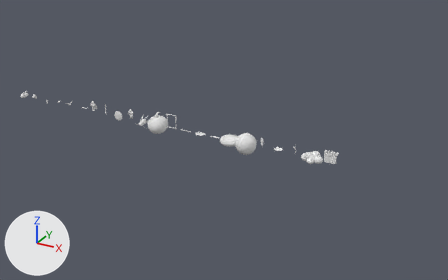
Before and after pictures for a commit that changed the Blender file tools/blender/painter/fx_painter.blend.
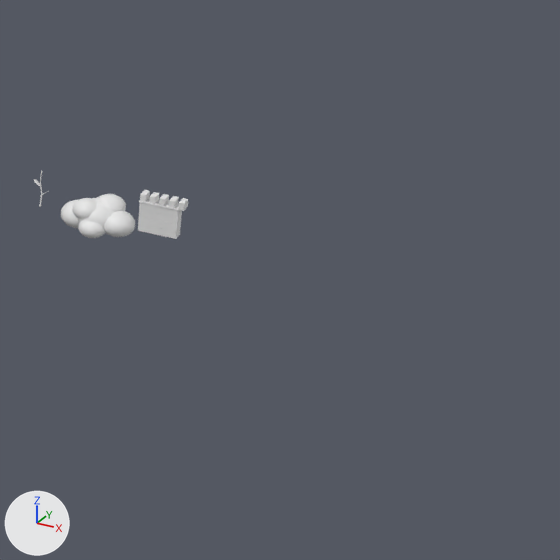
Each version appears first whole from a camera (50 mm lens) standing at (50.3, -46.0, 22.9) and looking at (24.3, 1.1, -0.6), and next in a close-up on the part from 63% to 100% of the width and 34% to 92% of the height. Lighting does not change. The marker at lower left points along +X, +Y and +Z. The last two pictures show the newer version.

The first close-up shows 'pt_cloud', 'pt_wall' and 1 more.
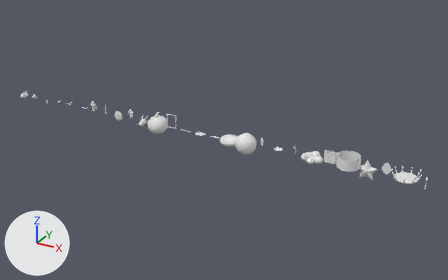
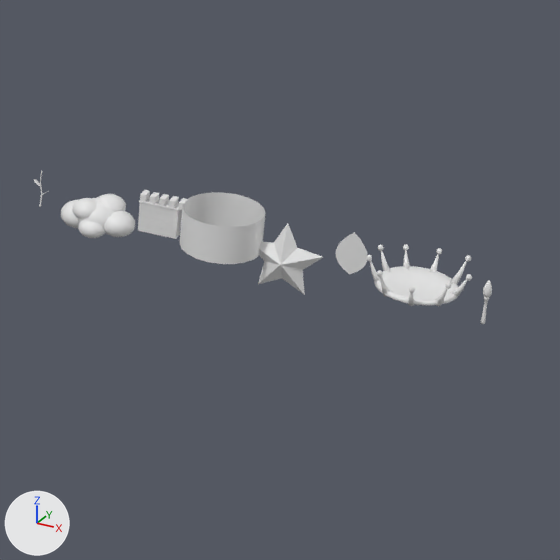
Pixel boxes (x1, y1, x2, y2) of what changed, in the close-ups (560 x 560 px):
'pt_beam', added
    after: (180, 192, 266, 264)
'pt_splat', added
    after: (366, 244, 472, 307)
'pt_star', added
    after: (258, 223, 323, 295)
'pt_petal', added
    after: (336, 232, 367, 274)
'pt_brush', added
    after: (481, 280, 492, 324)

The change, as a list of edits to the scene's bpy script:
```text
Add me_pt_brush:
    me_pt_brush.from_pydata(...)  # 166 vertices, 192 faces; spans x -0.1..0.1, y -0.1..0.1, z -0.5..0.64
    me_pt_brush.polygons.foreach_set('use_smooth', [True] * 192)
Add me_pt_splat:
    me_pt_splat.from_pydata(...)  # 566 vertices, 606 faces; spans x -1.19..1.22, y -1.22..1.21, z 0.0..0.84
    me_pt_splat.polygons.foreach_set('use_smooth', [True] * 606)
Add me_pt_petal:
    me_pt_petal.from_pydata(...)  # 25 vertices, 16 faces; spans x -0.388..0.388, y 0.0, z 0.0..1.14
Add me_pt_star:
    me_pt_star.from_pydata(...)  # 12 vertices, 20 faces; spans x -0.95..0.95, y -0.3..0.3, z -0.81..1.0
Add me_pt_beam:
    me_pt_beam.from_pydata(...)  # 100 vertices, 80 faces; spans x -1.0..1.0, y -1.0..1.0, z 0.0..1.0
    me_pt_beam.polygons.foreach_set('use_smooth', [True] * 80)
Add ob_pt_brush:
    ob_pt_brush = bpy.data.objects.new('pt_brush', me_pt_brush)
    ob_pt_brush.location = (43.2, 0.0, 0.0)
Add ob_pt_splat:
    ob_pt_splat = bpy.data.objects.new('pt_splat', me_pt_splat)
    ob_pt_splat.location = (41.6, 0.0, 0.0)
Add ob_pt_petal:
    ob_pt_petal = bpy.data.objects.new('pt_petal', me_pt_petal)
    ob_pt_petal.location = (40.0, 0.0, 0.0)
Add ob_pt_star:
    ob_pt_star = bpy.data.objects.new('pt_star', me_pt_star)
    ob_pt_star.location = (38.4, 0.0, 0.0)
Add ob_pt_beam:
    ob_pt_beam = bpy.data.objects.new('pt_beam', me_pt_beam)
    ob_pt_beam.location = (36.8, 0.0, 0.0)
```
